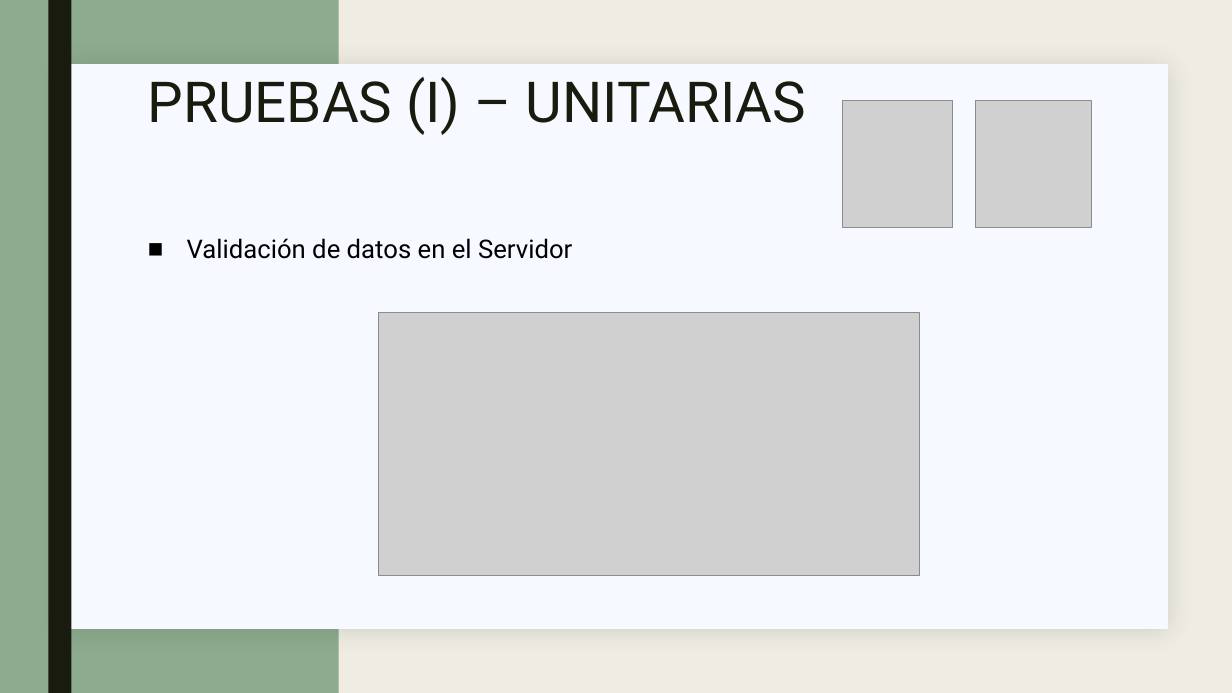
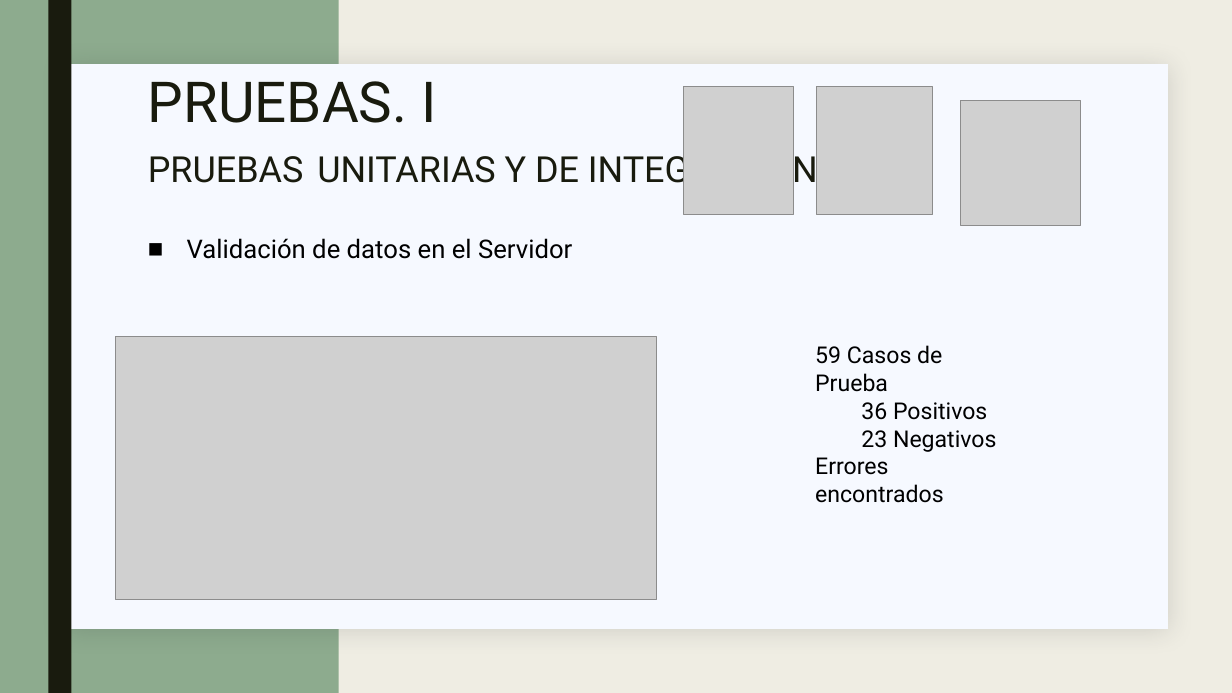
Before and after one commit to golmenero/tfg_inmobiliaria, a slide deck: slide 19 of MATERIAL/Defensa/Presentación.pptx (slide 8 before the commit). Drawn at 1232x693 pixels with LibreOffice and Linux fonts; fonts in the diff are those of the drawing; grey boxes stand for pictures; background and template pictures are left out. Boxes give left, top, right and bottom in pixels: in the first picture for what was removed or moved away, otherwise in the second. Text is boxed around its words. In the diff, an @@ line names an element or a change of style, - is before the commit and + after.

```diff
--- a/MATERIAL/Defensa/Presentación.pptx
+++ b/MATERIAL/Defensa/Presentación.pptx
@@ title at <box>148,81,818,191</box>: text changed; size 44 to 28 pt @@
-PRUEBAS (I) – UNITARIAS
+PRUEBAS. I
+PRUEBAS UNITARIAS Y DE INTEGRACIÓN
@@ picture: place and size @@
-picture at <box>843,101,953,228</box>
+picture at <box>684,87,794,214</box>
@@ picture: place and size @@
-picture at <box>976,101,1092,228</box>
+picture at <box>817,87,933,214</box>
@@ picture added at <box>961,100,1081,225</box> @@
@@ picture: place and size @@
-picture at <box>378,312,920,576</box>
+picture at <box>116,336,657,600</box>
@@ text added at <box>815,345,996,475</box>, 18 pt, text #000000 @@
+59 Casos de Prueba
+  36 Positivos
+  23 Negativos
+Errores encontrados
```
Also in this commit, not shown: 7 other slides changed, 16 slides added, 6 slides removed, 5 other files.
